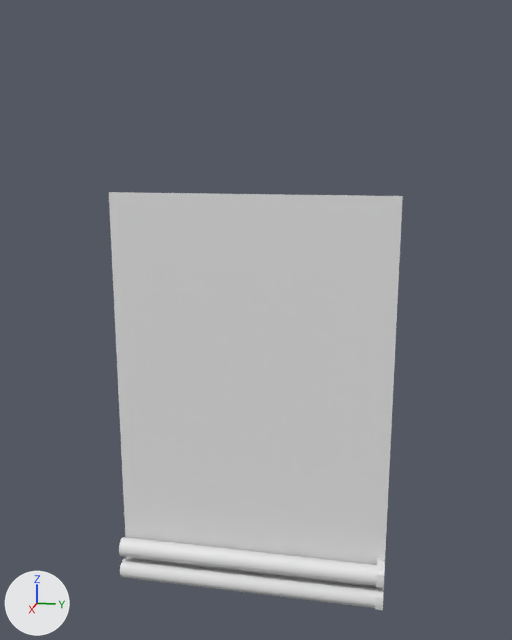
One commit to the FBX model Assets/The Thinking City/Art/Models/Environment/Interior Room Wall Models/Room Wall Right 2x3.FBX: the scene before it, then after it.
The view is the same before and after, from a 50 mm lens placed at (4.96, 0.98, 3.31), pointed at (0.28, 0.05, 2.14). The axes (+X, +Y, +Z) are drawn at lower left. The lights are the same throughout. Where no turn or scale is listed for an object, it has been applied to the vertices.
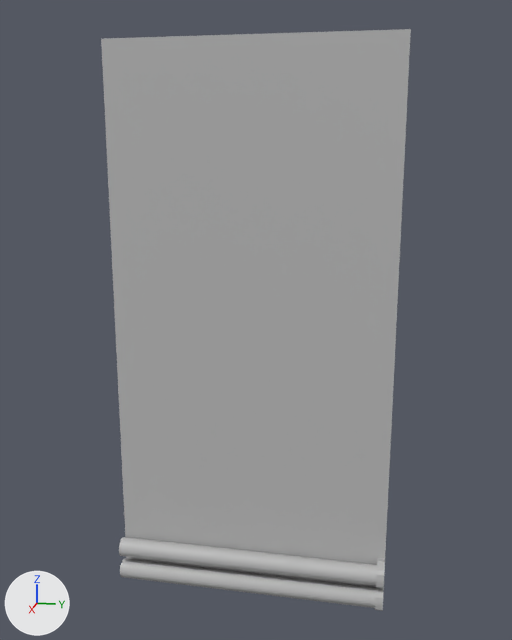
The change, as JSON lines over the scene's bpy script:
```json
{"op": "add", "block": "mat_detail", "code": ["mat_detail = principled_material('Detail')", "mat_detail.base_color = (0.5, 0.5, 0.5)  # grey #bcbcbc"]}
{"op": "add", "block": "mat_wall", "code": ["mat_wall = principled_material('Wall')", "mat_wall.base_color = (0.5, 0.5, 0.5)  # grey #bcbcbc"]}
{"block": "me_mesh", "where": "me_mesh.from_pydata(...)  # 4 vertices, 1 face; spans x 0.0, y -1.0..1.0, z -1.5..1.5"}
{"block": "me_mesh", "where": "# used by ob_box031; location = (0.251, 0.0, 1.5)"}
{"block": "me_mesh", "change": "me_mesh part 1"}
{"op": "set", "path": "me_mesh.vertices[2].co", "old": "(0.0, -1.0, 1.5)", "new": "(0.0, -1.0, 2.5)", "note": "pixel (108, 192) -> pixel (101, 38)"}
{"op": "set", "path": "me_mesh.vertices[3].co", "old": "(0.0, 1.0, 1.5)", "new": "(0.0, 1.0, 2.5)", "note": "pixel (402, 196) -> pixel (410, 29)"}
{"op": "add", "block": "me_mesh", "code": "me_mesh.materials.append(mat_wall)  # grey #bcbcbc"}
{"block": "me_mesh_002", "where": "me_mesh_002.from_pydata(...)  # 16 vertices, 8 faces; spans x -0.07..0.07, y 0.0..2.0, z -0.07..0.07"}
{"op": "add", "block": "me_mesh_002", "code": "me_mesh_002.materials.append(mat_detail)  # grey #bcbcbc"}
{"block": "me_mesh_001", "where": "me_mesh_001.from_pydata(...)  # 16 vertices, 8 faces; spans x -0.07..0.07, y 0.0..2.0, z -0.07..0.07"}
{"op": "add", "block": "me_mesh_001", "code": "me_mesh_001.materials.append(mat_detail)  # grey #bcbcbc"}
```

Where the change shows, as pixel boxes [x1, y1, x2, y2] in the pictures (512 x 640 px):
```json
{"object": "Box031", "change": "recoloured, reshaped", "before": [109, 192, 403, 587], "after": [101, 29, 411, 587], "on screen": "41% taller"}
{"object": "Cylinder006", "change": "recoloured", "before": [119, 537, 377, 586], "after": [119, 537, 377, 586], "on screen": "white to grey"}
{"object": "Cylinder005", "change": "recoloured", "before": [120, 558, 376, 608], "after": [120, 558, 376, 608], "on screen": "white to grey"}
```
